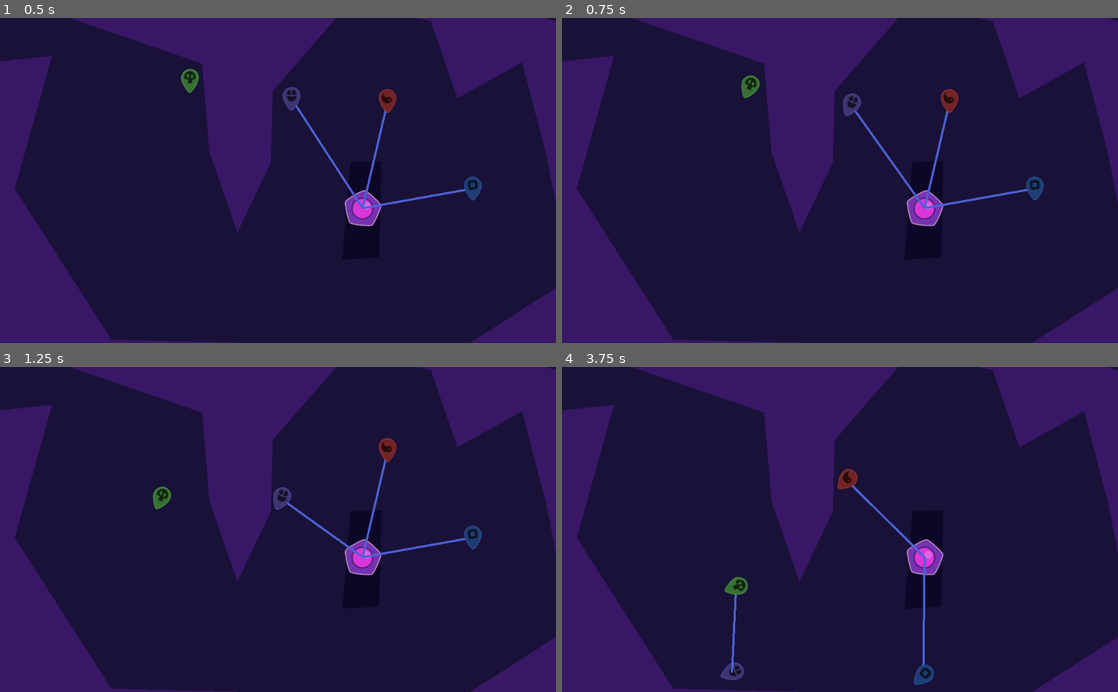
Above: before the commit, frames 1-4 (two rows, left to right).
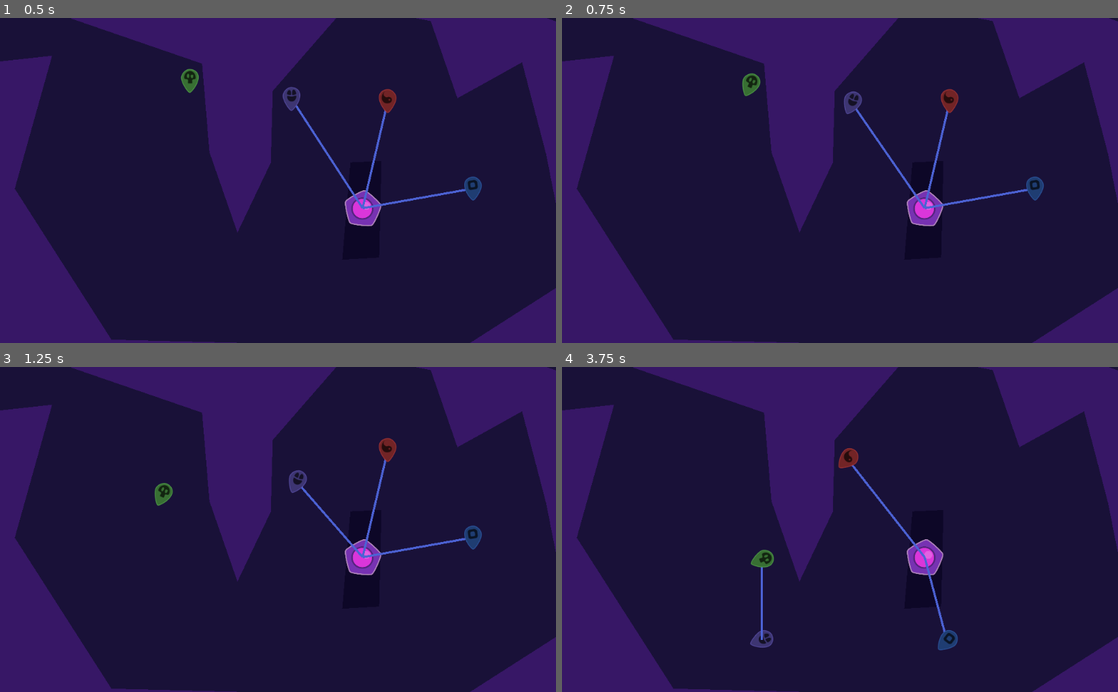
Above: after the commit, the same moments.

Repository: jacobabarbary/BooleanCircuit
Game: Godot game, scene res://main.tscn
Two runs of this game, one before a commit and one after it. Both use one fixed random seed, a clock stepped at 60 frames per second and the inputs below.
Inputs:
- Up to frame 1 (0.5 s): no input
- Up to frame 2 (0.75 s): tap Enter at 0.5 s; tap S (Player2Action) at 0.6 s
- Up to frame 3 (1.25 s): no input
- Up to frame 4 (3.75 s): tap Down (PlayerAction) at 1.35, 2.85 s; tap S (Player2Action) at 2.1, 3.6 s

Frame 1 is identical in both runs. In frame 2, 0.4% of the frame differs, in the area x 32-65%, y 16-58%; in frame 3, 0.7%; in frame 4, 2.0%, in the area x 28-72%, y 25-98%.
Error before the commit: Invalid get index '0' (on base: 'Array'). (res://agents/player/Player.gd:40)

Commit message:
movement fixed

Diff:
--- a/agents/player/Player.gd
+++ b/agents/player/Player.gd
@@ -5,7 +5,7 @@
 onready var sprite = $Sprite
 onready var connector = $Connector
 
-var inputs_pressed = []
+var inputs_pressed = [null, null, null]
 var inputs = ["PlayerAction","Player2Action"]
 var ray_connected
 
@@ -24,14 +24,15 @@
 	set_skin(skin)
 	set_color(color)
 
-func _input(event):
-
+func _process(delta):
 	inputs_pressed = [
 		Input.is_action_pressed(inputs[player_number]),
 		Input.is_action_just_released(inputs[player_number]),
 		Input.is_action_just_pressed(inputs[player_number])]
 
+
 func _physics_process(delta):
+
 	aim()
 	launch()
 
